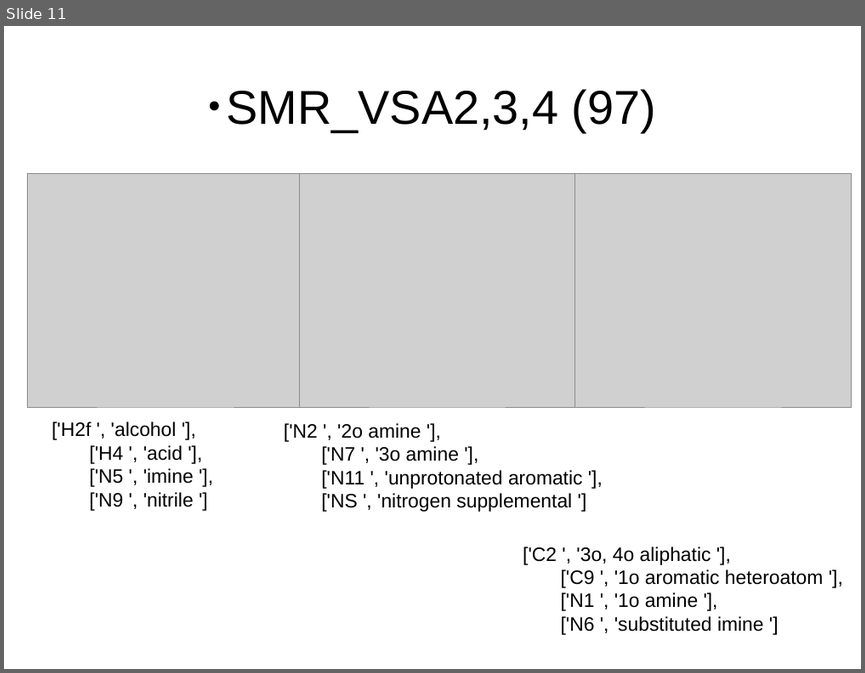
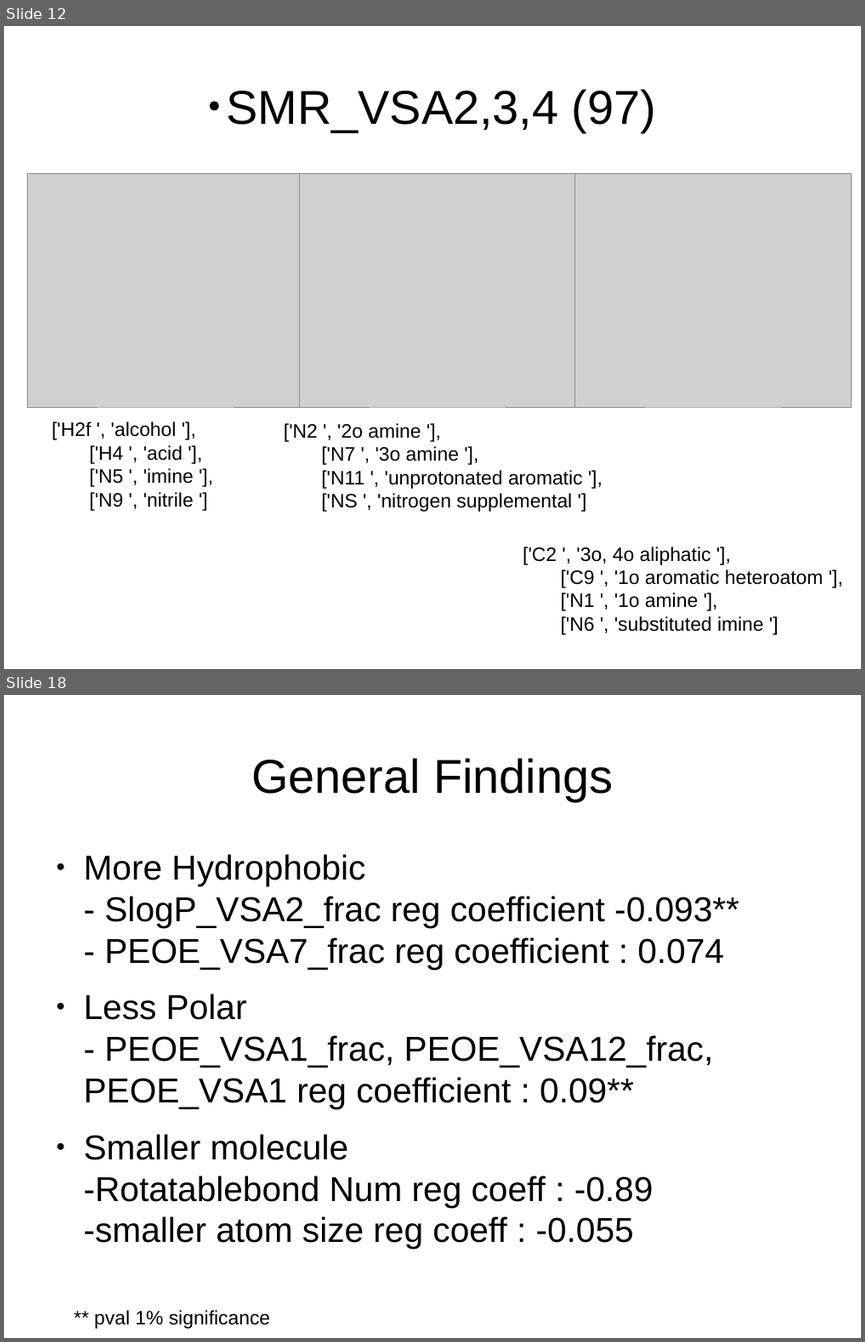
Before and after one commit to leexa90/Projects, a slide deck: toxicity/Final/Permability/all_seq/permaubility slides.odp. Shown one above the other, each under a label of ours: slide 11 before the commit, slides 12 and 18 after it; the slides between them are not shown. The pictures are 865x673 and 865x1342 pixels, drawn with LibreOffice and Linux fonts; fonts in the diff are those of the drawing; grey boxes stand for pictures; background and template pictures are left out. Boxes give left, top, right and bottom in pixels: in the first picture for what was removed or moved away, otherwise in the second. Text is boxed around its words. In the diff, an @@ line names an element or a change of style, - is before the commit and + after.

```diff
--- a/toxicity/Final/Permability/all_seq/permaubility slides.odp
+++ b/toxicity/Final/Permability/all_seq/permaubility slides.odp
@@ slide 18 added at (4,695,861,1338), background #FFFFFF @@
@@ title added at (251,758,613,801), 44 pt, text #000000 @@
+General Findings
@@ text added at (84,854,739,1248), 32 pt, text #000000 @@
+● More Hydrophobic
+  - SlogP_VSA2_frac reg coefficient -0.093**
+  - PEOE_VSA7_frac reg coefficient : 0.074
+● Less Polar
+  - PEOE_VSA1_frac, PEOE_VSA12_frac, PEOE_VSA1 reg coefficient : 0.09**
+● Smaller molecule
+  -Rotatablebond Num reg coeff : -0.89
+  -smaller atom size reg coeff : -0.055
@@ text added at (94,1310,270,1328), 18 pt, text #000000 @@
+** pval 1% significance
@@ what was slide 11 is now slide 12 @@
```
Also in this commit, not shown: 2 slides changed, 8 other slides added, 30 other files.
